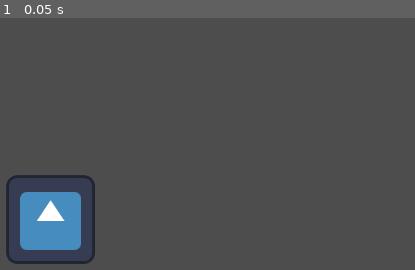
Above: before the commit, frame 1.
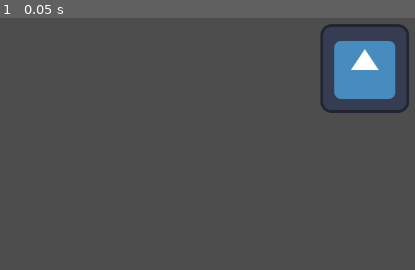
Above: after the commit, the same moment.

Repository: Xystikon/jmhs-game-design
Game: Godot game, scene res://Levels/level.tscn
Same seed, same stepped clock (60 frames per second), same inputs: the game is played once before the commit and once after it. The engine's default icon, where the game draws it, is replaced by a stand-in: a white triangle on a blue panel in a dark square.
Inputs:
- Up to frame 1 (0.05 s): no input

The runs differ from the first frame. In frame 1, 8.7% of the frame differs, in the area x 1-99%, y 2-98%.

Commit message:
testing

Diff:
--- a/main/Levels/level.tscn
+++ b/main/Levels/level.tscn
@@ -5,5 +5,5 @@
 [node name="Level" type="Node2D"]
 
 [node name="Sprite2D" type="Sprite2D" parent="."]
-position = Vector2(556, 366)
+position = Vector2(1009, 148)
 texture = ExtResource("1_tmse6")
